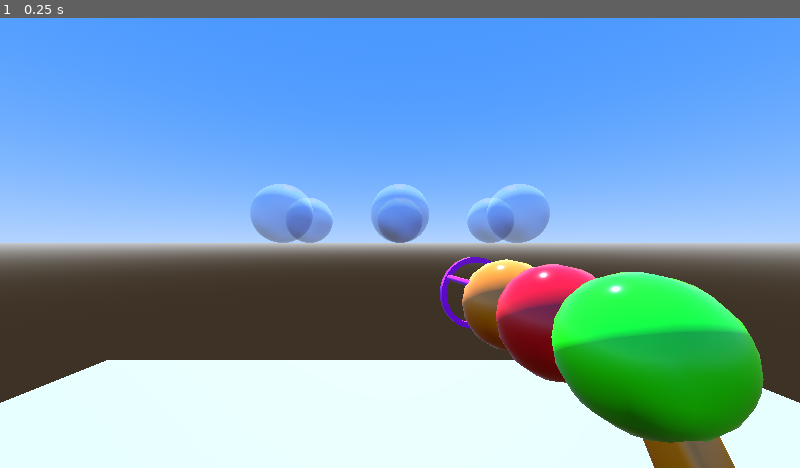
Above: before the commit, frame 1.
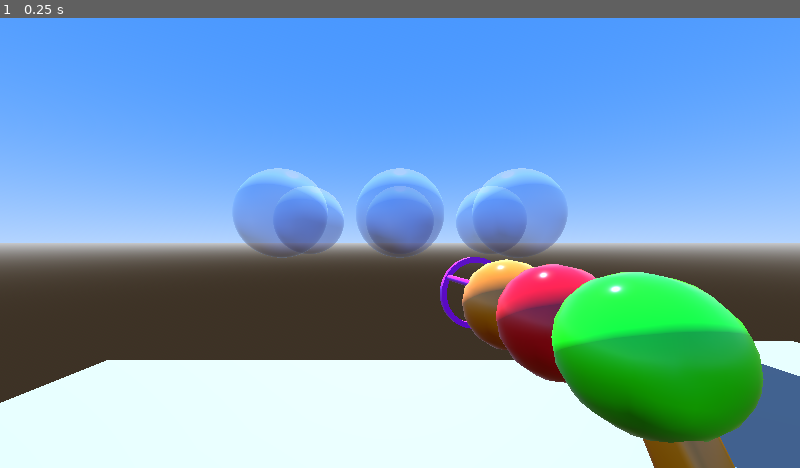
Above: after the commit, the same moment.

Repository: ericsnekbytes/GGJ-2025-Bubble-Forager
Game: Godot game, scene res://levels/bubble_hunt.tscn
Same seed, same stepped clock (60 frames per second), same inputs: the game is played once before the commit and once after it.
Inputs:
- Up to frame 1 (0.25 s): no input

The runs differ from the first frame. In frame 1, 5.2% of the frame differs, in the area x 29-100%, y 33-100%.

Commit message:
First bubble trapping functionality.

Diff:
--- /dev/null
+++ b/entity/ent_pyramid.tscn
@@ -0,0 +1,13 @@
+[gd_scene load_steps=3 format=3 uid="uid://bncw6pdrxy5px"]
+
+[sub_resource type="BoxShape3D" id="BoxShape3D_ow6jt"]
+
+[sub_resource type="BoxMesh" id="BoxMesh_bh0cl"]
+
+[node name="CollisionShape3D" type="CollisionShape3D"]
+shape = SubResource("BoxShape3D_ow6jt")
+
+[node name="EntPyramid" type="MeshInstance3D" parent="."]
+mesh = SubResource("BoxMesh_bh0cl")
+
+[node name="Node3D" type="Node3D" parent="EntPyramid"]
--- /dev/null
+++ b/entity/scorable_item.gd
@@ -0,0 +1,18 @@
+extends CharacterBody3D
+
+var desired_motion = Vector3():
+	set(value):
+		desired_motion = value
+		motion_timer.start()
+@onready var motion_timer = $Timer
+
+
+#func _ready():
+	#pass
+	#if get_child_count() > 0:
+		#get_child(0).get_node('CollisionShape3D').reparent(self)
+
+
+func _physics_process(delta):
+	if not motion_timer.is_stopped():
+		move_and_collide(desired_motion * (motion_timer.time_left / motion_timer.wait_time))
--- /dev/null
+++ b/entity/scorable_item.tscn
@@ -0,0 +1,10 @@
+[gd_scene load_steps=2 format=3 uid="uid://bg38cvtfcec88"]
+
+[ext_resource type="Script" path="res://entity/scorable_item.gd" id="1_rrauf"]
+
+[node name="ScorableItem" type="CharacterBody3D" groups=["scorable"]]
+script = ExtResource("1_rrauf")
+
+[node name="Timer" type="Timer" parent="."]
+wait_time = 3.0
+one_shot = true
--- a/levels/bubble_hunt.gd
+++ b/levels/bubble_hunt.gd
@@ -13,7 +13,11 @@
 		print('AAA')
 		body.global_position = $Spawn.global_position
 		body.velocity = Vector3.ZERO
-		body.global_basis = body.start_basis
+		body.global_basis = $Spawn.global_basis
+
+
+func handle_item_captured():
+	pass
 
 
 # Called every frame. 'delta' is the elapsed time since the previous frame.
--- a/levels/bubble_hunt.tscn
+++ b/levels/bubble_hunt.tscn
@@ -1,8 +1,10 @@
-[gd_scene load_steps=10 format=3 uid="uid://d0c3nbgdrs6ny"]
+[gd_scene load_steps=12 format=3 uid="uid://d0c3nbgdrs6ny"]
 
 [ext_resource type="Script" path="res://levels/bubble_hunt.gd" id="1_vowq2"]
 [ext_resource type="PackedScene" uid="uid://po8pak3b3ajt" path="res://weapons/bubble_bullet.tscn" id="2_8ln2t"]
 [ext_resource type="PackedScene" uid="uid://dx4xntt240r4h" path="res://player/player.tscn" id="2_og0nc"]
+[ext_resource type="PackedScene" uid="uid://bg38cvtfcec88" path="res://entity/scorable_item.tscn" id="4_qjes3"]
+[ext_resource type="PackedScene" uid="uid://bncw6pdrxy5px" path="res://entity/ent_pyramid.tscn" id="5_lxvoh"]
 
 [sub_resource type="BoxShape3D" id="BoxShape3D_y207u"]
 size = Vector3(10, 1, 10)
@@ -32,7 +34,7 @@
 
 [node name="Level" type="Node3D" parent="."]
 
-[node name="Platform" type="StaticBody3D" parent="Level"]
+[node name="Platform" type="StaticBody3D" parent="Level" groups=["env"]]
 
 [node name="CollisionShape3D" type="CollisionShape3D" parent="Level/Platform"]
 transform = Transform3D(1, 0, 0, 0, 1, 0, 0, 0, 1, 0, -0.5, 0)
@@ -42,7 +44,7 @@
 transform = Transform3D(1, 0, 0, 0, 1, 0, 0, 0, 1, 0, -0.5, 0)
 mesh = SubResource("BoxMesh_rw6wx")
 
-[node name="Platform2" type="StaticBody3D" parent="Level"]
+[node name="Platform2" type="StaticBody3D" parent="Level" groups=["env"]]
 transform = Transform3D(1, 0, 0, 0, 1, 0, 0, 0, 1, -13, 0, 0)
 
 [node name="CollisionShape3D" type="CollisionShape3D" parent="Level/Platform2"]
@@ -129,4 +131,34 @@
 transform = Transform3D(1, 0, 0, 0, -0.5, 0.866025, 0, -0.866025, -0.5, 0, 5.16025, 0)
 shadow_enabled = true
 
+[node name="ScorableItem" parent="." instance=ExtResource("4_qjes3")]
+transform = Transform3D(1, 0, 0, 0, 1, 0, 0, 0, 1, 3.5, 0.5, 0)
+
+[node name="EntPyramid" parent="ScorableItem" instance=ExtResource("5_lxvoh")]
+
+[node name="ScorableItem2" parent="." instance=ExtResource("4_qjes3")]
+transform = Transform3D(1, 0, 0, 0, 1, 0, 0, 0, 1, 3.5, 0.5, -2.5)
+
+[node name="EntPyramid" parent="ScorableItem2" instance=ExtResource("5_lxvoh")]
+
+[node name="ScorableItem3" parent="." instance=ExtResource("4_qjes3")]
+transform = Transform3D(1, 0, 0, 0, 1, 0, 0, 0, 1, 3.5, 0.5, 2.5)
+
+[node name="EntPyramid" parent="ScorableItem3" instance=ExtResource("5_lxvoh")]
+
+[node name="ScorableItem4" parent="." instance=ExtResource("4_qjes3")]
+transform = Transform3D(1, 0, 0, 0, 1, 0, 0, 0, 1, -16.5, 0.5, 0)
+
+[node name="EntPyramid" parent="ScorableItem4" instance=ExtResource("5_lxvoh")]
+
+[node name="ScorableItem5" parent="." instance=ExtResource("4_qjes3")]
+transform = Transform3D(1, 0, 0, 0, 1, 0, 0, 0, 1, -16.5, 0.5, -2.5)
+
+[node name="EntPyramid" parent="ScorableItem5" instance=ExtResource("5_lxvoh")]
+
+[node name="ScorableItem6" parent="." instance=ExtResource("4_qjes3")]
+transform = Transform3D(1, 0, 0, 0, 1, 0, 0, 0, 1, -16.5, 0.5, 2.5)
+
+[node name="EntPyramid" parent="ScorableItem6" instance=ExtResource("5_lxvoh")]
+
 [connection signal="body_entered" from="Level/FallTrigger" to="." method="_on_fall_trigger_body_entered"]
--- a/player/player.gd
+++ b/player/player.gd
@@ -22,6 +22,12 @@
 var jump_strength = 2500
 var jump_vector = Vector3(0, jump_strength, 0)
 @onready var jump_timer = $JumpTimer
+# ....
+@onready var active_weapon = $Camera3D/WeaponPivot/GunBubble.weapon_id
+@onready var weapons = {
+	$Camera3D/WeaponPivot/GunHairDryer.weapon_id: $Camera3D/WeaponPivot/GunHairDryer,
+	$Camera3D/WeaponPivot/GunBubble.weapon_id: $Camera3D/WeaponPivot/GunBubble,
+}
 
 
 func _unhandled_input(event):
--- a/project.godot
+++ b/project.godot
@@ -28,6 +28,9 @@
 [global_group]
 
 player=""
+scorable=""
+env=""
+item=""
 
 [input]
 
--- a/weapons/bubble_bullet.gd
+++ b/weapons/bubble_bullet.gd
@@ -1,12 +1,24 @@
 extends CharacterBody3D
 
+signal item_capture(node)
+
+var start_process = false
+# ....
 var MAX_SPEED = 10
+# ....
+var bubble_scn = preload("res://weapons/bubble_bullet.tscn")
 
 
 func _physics_process(delta):
-	var collision_info = move_and_collide(velocity * delta)
-	if collision_info:
-		var collider = collision_info.get_collider()
-		if collider:
-			print('HIT PLAYER')
-			call_deferred('queue_free')
+	if start_process:
+		var collision_info = move_and_collide(velocity * delta)
+		if collision_info:
+			var collider = collision_info.get_collider()
+			if collider:
+				if collider.is_in_group('env'):
+					call_deferred('queue_free')
+				if collider.is_in_group('scorable'):
+					print('HIT ITEM')
+					collider.desired_motion = Vector3(0, .01, 0)
+					collider.add_child(bubble_scn.instantiate())
+					call_deferred('queue_free')
--- a/weapons/bubble_bullet.tscn
+++ b/weapons/bubble_bullet.tscn
@@ -8,8 +8,11 @@
 roughness = 0.18
 
 [sub_resource type="SphereMesh" id="SphereMesh_0abv3"]
+radius = 0.75
+height = 1.5
 
 [sub_resource type="SphereShape3D" id="SphereShape3D_64af6"]
+radius = 0.75
 
 [node name="BubbleBullet" type="CharacterBody3D"]
 collision_layer = 4
--- a/weapons/gun_bubble.gd
+++ b/weapons/gun_bubble.gd
@@ -2,6 +2,7 @@
 
 var start_process = false
 var owning_player = null
+var weapon_id = 'GUN_BUBBLE'
 # ....
 var bullet_scn = preload('res://weapons/bubble_bullet.tscn')
 @onready var bullet_pivot = $BulletPivot
@@ -20,6 +21,7 @@
 		if event.is_pressed() and event.is_action('rtrigger'):
 			#print('Shoot')
 			var bullet = bullet_scn.instantiate()
+			bullet.start_process = true
 			bullet_pivot.add_child(bullet)
 			bullet.global_basis = pcam.global_basis
 			bullet.global_position = pcam.global_position + pcam.global_basis.z.rotated(pcam.global_basis.y.normalized(), PI) * 3
--- a/weapons/gun_hair_dryer.gd
+++ b/weapons/gun_hair_dryer.gd
@@ -1,6 +1,7 @@
 extends Node3D
 
 var owning_player = null
+var weapon_id = 'GUN_HAIR_DRYER'
 
 
 # Called when the node enters the scene tree for the first time.
